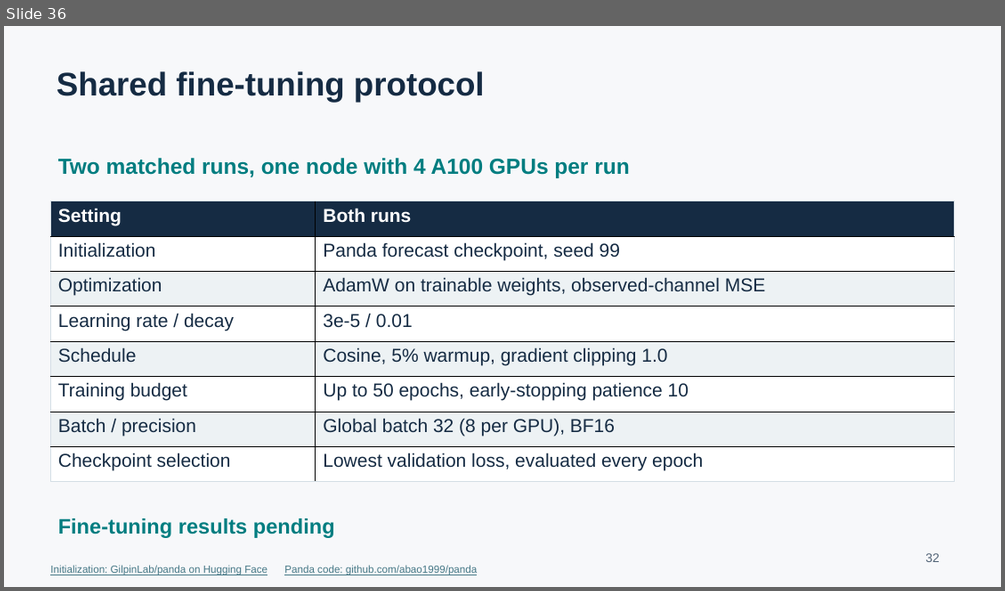
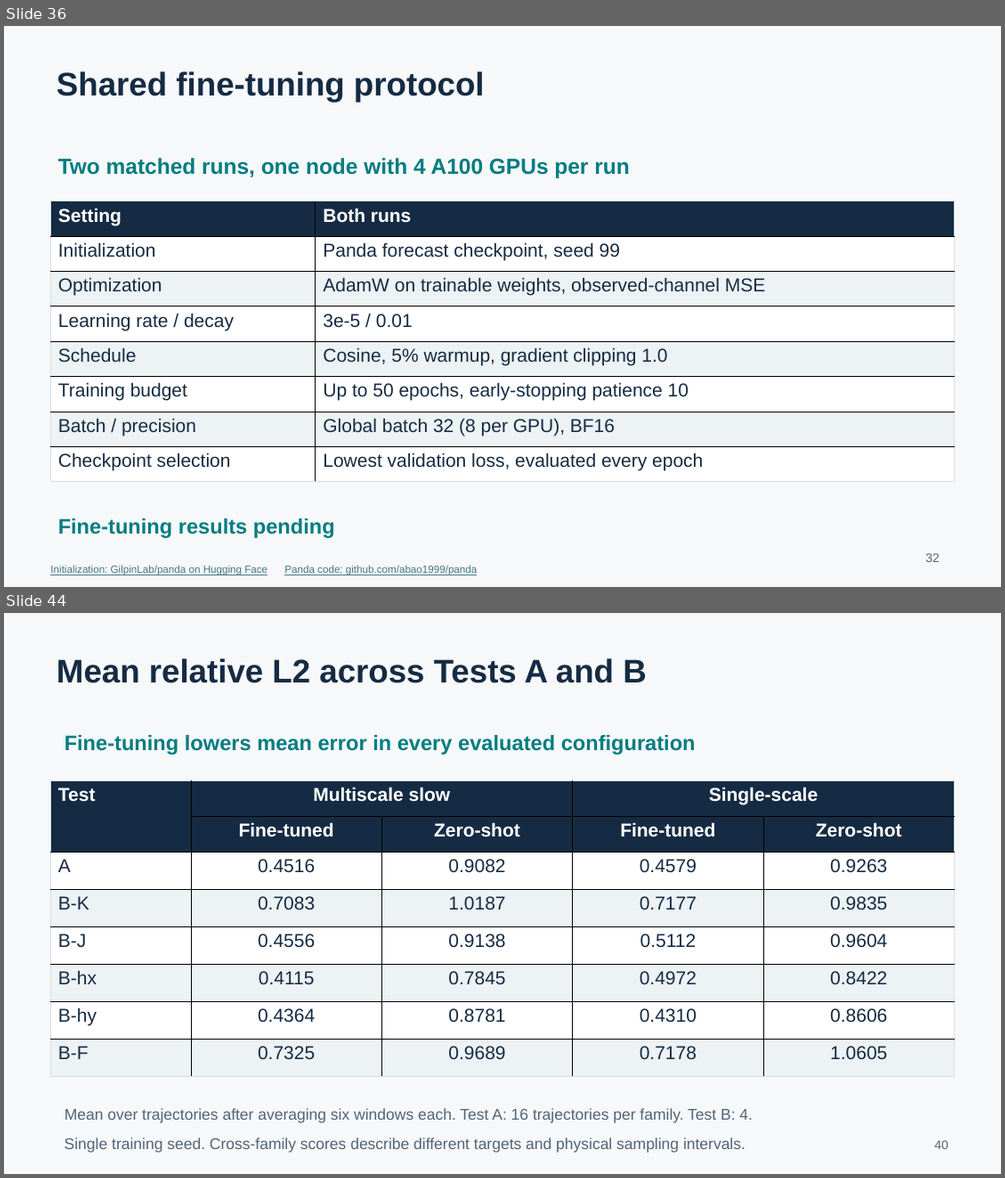
Before and after one commit to yzheng-ee/MultiscaleDynamicsAI, a slide deck: presentation.pptx. Shown one above the other, each under a label of ours: slide 36 before the commit, slides 36 and 44 after it; the slides between them are not shown. The pictures are 1005x591 and 1005x1178 pixels, drawn with LibreOffice and Linux fonts; fonts in the diff are those of the drawing. Boxes give left, top, right and bottom in pixels: in the first picture for what was removed or moved away, otherwise in the second. Text is boxed around its words. In the diff, an @@ line names an element or a change of style, - is before the commit and + after.

```diff
--- a/presentation.pptx
+++ b/presentation.pptx
@@ slide 44 added at (4,613,1001,1174), background #F7F8FA @@
@@ text added at (57,658,647,683), 31.5 pt, text #152B43, bold @@
+Mean relative L2 across Tests A and B
@@ text added at (65,735,696,755), 20.2 pt, text #007D80, bold @@
+Fine-tuning lowers mean error in every evaluated configuration
@@ table added at (50,780,954,1077), 8 rows, 5 columns @@
+Test | Multiscale slow |  | Single-scale | 
+ | Fine-tuned | Zero-shot | Fine-tuned | Zero-shot
+A | 0.4516 | 0.9082 | 0.4579 | 0.9263
+B-K | 0.7083 | 1.0187 | 0.7177 | 0.9835
+B-J | 0.4556 | 0.9138 | 0.5112 | 0.9604
+B-hx | 0.4115 | 0.7845 | 0.4972 | 0.8422
+B-hy | 0.4364 | 0.8781 | 0.4310 | 0.8606
+B-F | 0.7325 | 0.9689 | 0.7178 | 1.0605
@@ text added at (65,1108,752,1123), 15 pt, text #526477 @@
+Mean over trajectories after averaging six windows each. Test A: 16 trajectories per family. Test B: 4.
@@ text added at (65,1137,745,1152), 15 pt, text #526477 @@
+Single training seed. Cross-family scores describe different targets and physical sampling intervals.
@@ text added at (934,1140,948,1149), 12 pt, text #526477 @@
+40
```
Also in this commit, not shown: 7 other slides added, 5 other files.
